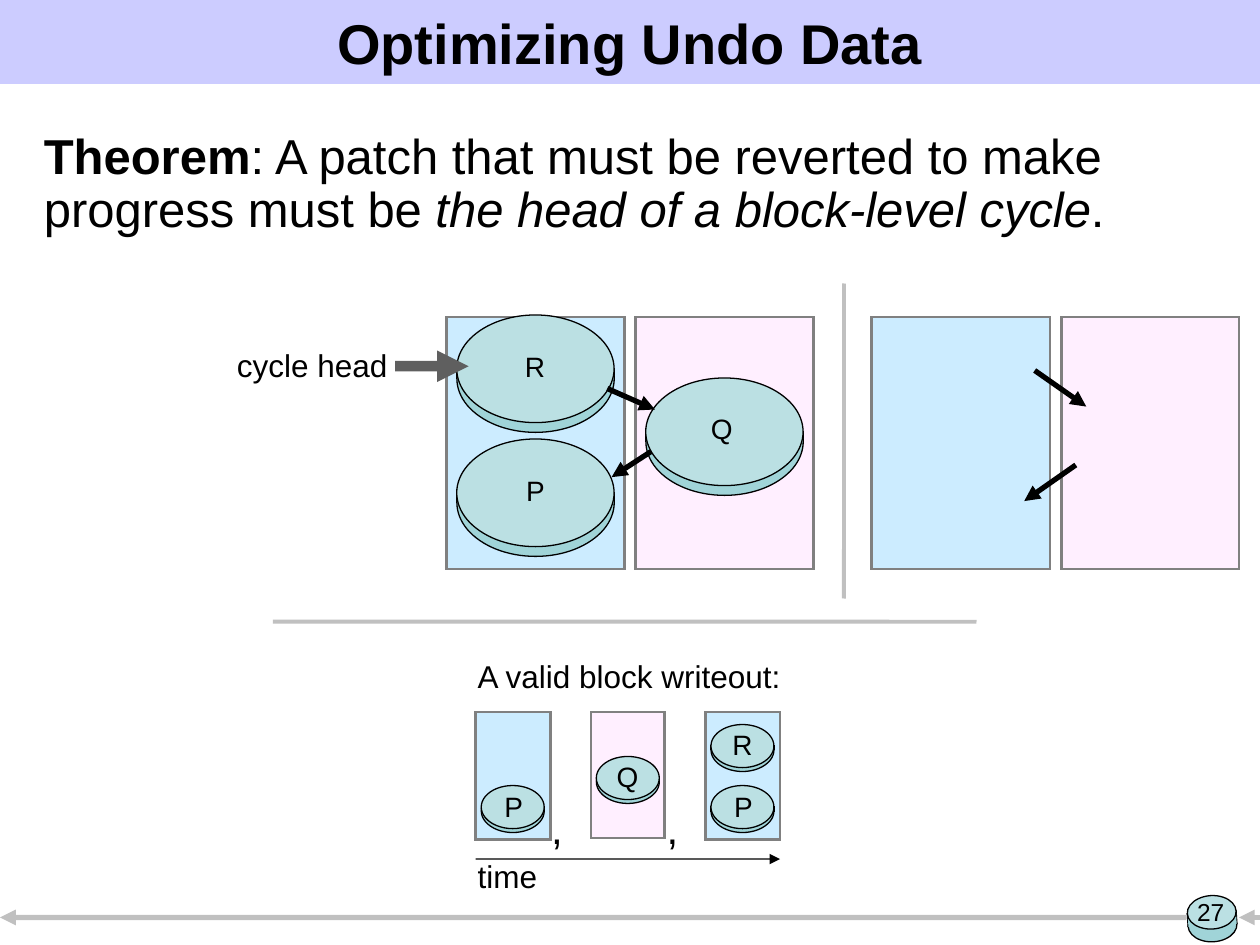
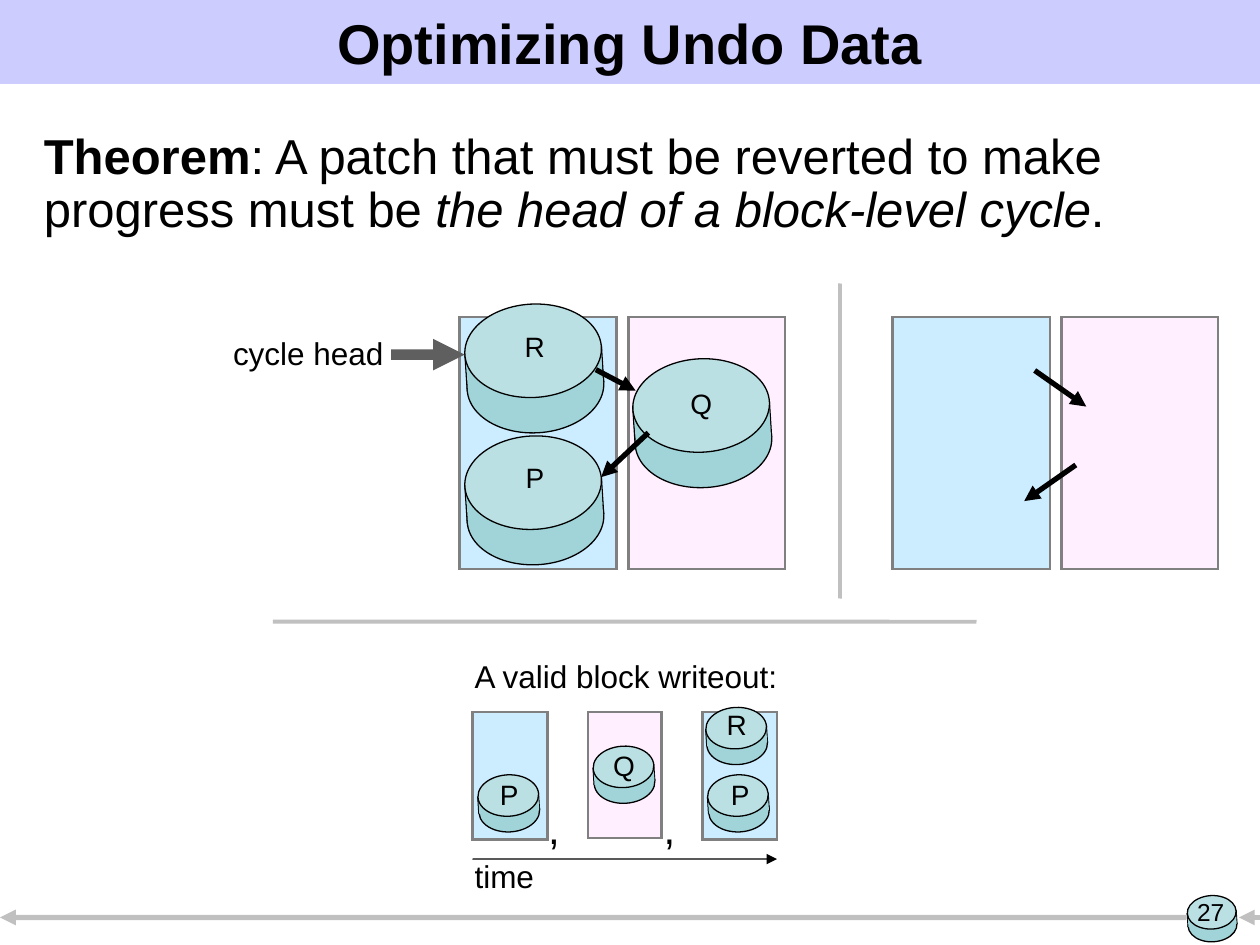
Before and after one commit to ucla-readable/fstitch-doc, a slide deck: slide 27 of sosp/pres.ppt. Drawn at 1260x945 pixels with LibreOffice and Linux fonts; fonts in the diff are those of the drawing. Boxes give left, top, right and bottom in pixels: in the first picture for what was removed or moved away, otherwise in the second. Text is boxed around its words. In the diff, an @@ line names an element or a change of style, - is before the commit and + after.

Commit message:
Revert to e48819c1fccedc65bc6fd3e7aae8819ba793f86e (Remove crash todo...) to move from thin back to thick patches.

```diff
--- a/sosp/pres.ppt
+++ b/sosp/pres.ppt
@@ text "cycle head": place and size @@
-text "cycle head" at <box>237,354,387,383</box>
+text "cycle head" at <box>233,342,383,371</box>
@@ rectangle: place and size @@
-rectangle at <box>446,318,625,570</box>
+rectangle at <box>459,317,617,569</box>
@@ text "R": place and size @@
-text "R" at <box>525,357,545,377</box>
+text "R" at <box>525,337,545,357</box>
@@ rectangle: place and size @@
-rectangle at <box>635,318,814,570</box>
+rectangle at <box>629,318,785,570</box>
@@ rectangle: place and size @@
-rectangle at <box>871,318,1050,570</box>
+rectangle at <box>893,317,1050,569</box>
@@ rectangle: place and size @@
-rectangle at <box>1062,317,1239,569</box>
+rectangle at <box>1062,318,1218,570</box>
@@ 2 texts, 1 arrow: place and size @@
-2 texts, 1 arrow at <box>396,367,753,817</box>
+2 texts, 1 arrow at <box>391,354,750,805</box>
@@ arrow moved from (607, 388) - (655, 410) to (596, 369) - (636, 391) @@
@@ text "Q": place and size @@
-text "Q" at <box>711,419,733,444</box>
+text "Q" at <box>690,394,712,419</box>
@@ rotation 0 to 356 degrees in 28 elements at <box>707,788,770,833</box>, <box>478,788,540,833</box>, <box>594,761,656,805</box>, <box>706,722,768,766</box>, <box>707,773,770,818</box>, <box>592,744,655,789</box>, <box>476,773,539,818</box>, <box>465,335,607,436</box>, <box>705,705,767,750</box>, <box>463,432,605,533</box>, <box>465,468,607,568</box>, <box>633,391,775,491</box>, <box>463,300,605,401</box>, <box>478,794,540,815</box>, <box>708,794,769,815</box>, <box>593,765,654,786</box>, <box>593,764,654,784</box>, <box>708,793,769,813</box>, <box>478,793,540,813</box>, <box>706,726,768,747</box>, <box>465,347,602,392</box>, <box>706,726,768,747</box>, <box>630,355,772,456</box>, <box>465,478,605,523</box>, <box>465,480,602,525</box>, <box>465,346,605,391</box>, <box>634,402,771,446</box>, <box>633,400,772,445</box> @@
@@ arrow moved from (651, 451) - (611, 478) to (649, 432) - (601, 478) @@
@@ text "P": place and size @@
-text "P" at <box>526,481,545,501</box>
+text "P" at <box>526,468,545,488</box>
@@ text "R": place and size @@
-text "R" at <box>732,735,752,755</box>
+text "R" at <box>727,715,747,735</box>
@@ text "Q": place and size @@
-text "Q" at <box>617,767,639,792</box>
+text "Q" at <box>613,756,635,782</box>
@@ 1 line, 1 rectangle, 1 text: place and size @@
-1 line, 1 rectangle, 1 text at <box>539,284,844,859</box>
+1 line, 1 rectangle, 1 text at <box>536,284,840,859</box>
```
Also in this commit, not shown: 18 other slides changed, 2 slides added, 1 slide removed.
